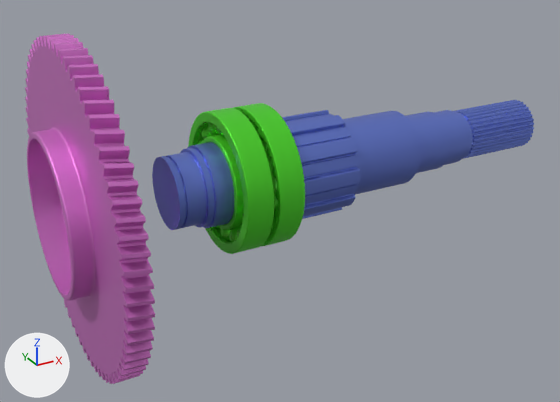
One commit to the glTF model model.glb: the scene before it, then after it.
Camera for both pictures: a 50 mm camera at (-177.0, -298.0, 133.0) aimed at (-12.0, 2.0, -17.0). Lighting does not change. The marker at lower left points along +X, +Y and +Z. Where no turn or scale is listed for an object, it has been applied to the vertices.

Names of what the first picture shows: 'Ausgang_Zusammenbau', 'Großrad_1_neu', 'bearing_7215_becbj_2', 'bearing_7215_becbj_2.001'.
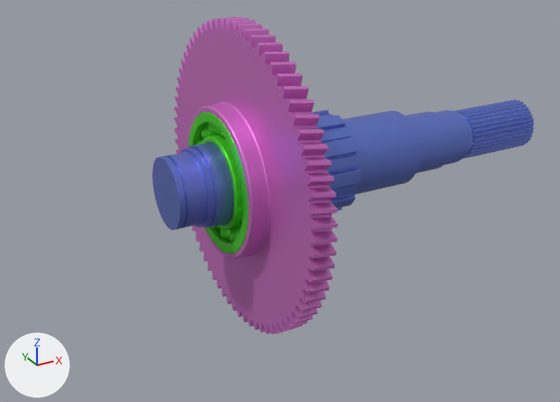
Location of each change, [x1, y1, x2, y2] in pixels of the pictures (560 x 402 px):
'Großrad_1_neu', moved
    before: [25, 34, 155, 384]
    after: [174, 17, 338, 334]
'bearing_7215_becbj_2', moved
    before: [188, 108, 274, 254]
    after: [188, 112, 249, 254]
'bearing_7215_becbj_2.001', unchanged, covered by the edit
    before: [234, 103, 305, 246]

What the commit changed:
Object 'bearing_7215_becbj_2' (ob_bearing_7215_becbj_2) moves from (0.0, 0.0, 0.0) to (-0.2, 0.0, 0.0).
Object 'Großrad_1_neu' (ob_großrad_1_neu) moves from (-75.0, 0.0, 0.0) to (0.0, 0.0, 0.0).
